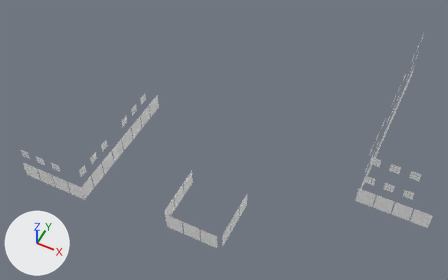
What one commit did to the OBJ model Games/GuruttoWorld/Assets/Models/StreetJourney/Baked/Block-1-14.obj.
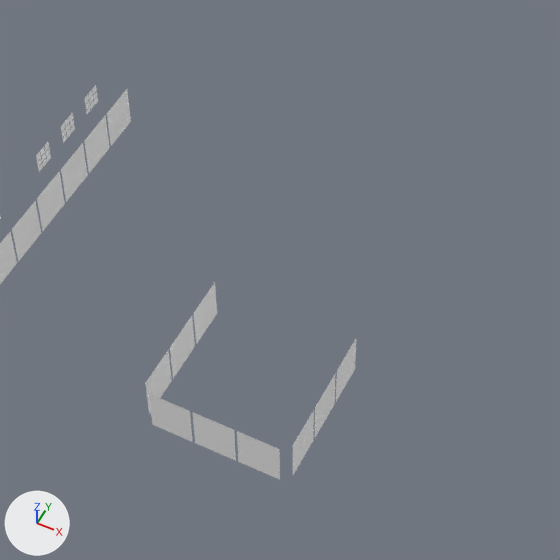
Each version appears first whole from a camera (50 mm lens) standing at (25.2, 3.1, 55.1) and looking at (4.0, 45.5, 2.2), and next in a close-up on the part from 24% to 73% of the width and 21% to 100% of the height. The lights are fixed; the arrows at lower left show +X, +Y and +Z. The last two pictures show the newer version. Where no turn or scale is listed for an object, it has been applied to the vertices.

Objects in the first close-up: 'Block-1-14'.
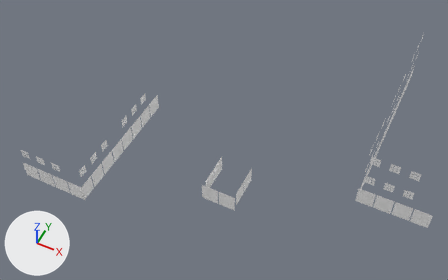
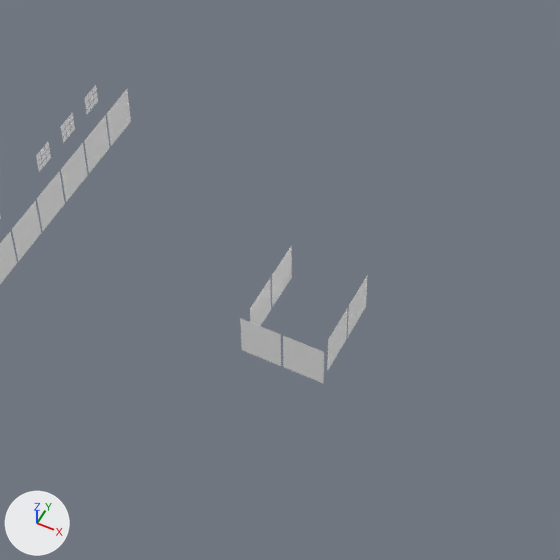
Boxes [x1, y1, x2, y2] around the edits, measured in the close-ups (560 x 560 px; the box of a moved part takes in the faces that stretch with it):
'Block-1-14', reshaped: before [0, 85, 356, 480]; after [0, 85, 368, 383]
part 1 of me_block_1_14, moved or reshaped: before [192, 412, 236, 461]; after [240, 318, 281, 366]
part 2 of me_block_1_14, moved or reshaped: before [237, 431, 280, 480]; after [283, 336, 324, 383]
part 3 of me_block_1_14, moved or reshaped: before [194, 282, 217, 344]; after [250, 279, 271, 326]
part 4 of me_block_1_14, moved or reshaped: before [170, 316, 195, 378]; after [272, 245, 292, 307]
part 5 of me_block_1_14, moved or reshaped: before [336, 339, 356, 401]; after [327, 308, 348, 371]
part 6 of me_block_1_14, moved or reshaped: before [315, 373, 336, 437]; after [347, 275, 368, 338]
part 7 of me_block_1_14, deleted: before [149, 394, 193, 442]
part 8 of me_block_1_14, deleted: before [145, 349, 172, 414]
part 9 of me_block_1_14, deleted: before [293, 410, 314, 475]

The change, as a diff of the scene's bpy script:
```diff
--- a/Games/GuruttoWorld/Assets/Models/StreetJourney/Baked/Block-1-14.obj.py
+++ b/Games/GuruttoWorld/Assets/Models/StreetJourney/Baked/Block-1-14.obj.py
@@ me_block_1_14 @@
 # used by ob_block_1_14; location = (0.0, 0.0, 0.0)
-me_block_1_14.from_pydata(...)  # 1332 vertices, 666 faces; spans x -13.9..27.9, y 32.1..67.4, z 0.6..8.2
+me_block_1_14.from_pydata(...)  # 1320 vertices, 660 faces; spans x -13.9..27.9, y 32.1..67.4, z 0.6..8.2
+# me_block_1_14 part 1: the loose piece of 4 vertices spanning x 5.6..7.4, y 33.2, z 0.6..2.8 is moved by (-0.5, 5.0, 0.0)
+# me_block_1_14 part 2: the loose piece of 4 vertices spanning x 7.6..9.4, y 33.2, z 0.6..2.8 is moved by (-0.5, 5.0, 0.0)
+# me_block_1_14 part 3: the loose piece of 4 vertices spanning x 3.2, y 37.6..39.4, z 0.6..2.8 is moved by (2.0, 1.2, 0.0)
+# me_block_1_14 part 4: the loose piece of 4 vertices spanning x 3.2, y 35.6..37.4, z 0.6..2.8 is moved by (2.0, 5.2, 0.0)
+# me_block_1_14 part 5: the loose piece of 4 vertices spanning x 9.8, y 37.6..39.4, z 0.6..2.8 is moved by (-1.0, 1.2, 0.0)
+# me_block_1_14 part 6: the loose piece of 4 vertices spanning x 9.8, y 35.6..37.4, z 0.6..2.8 is moved by (-1.0, 5.2, 0.0)
+# me_block_1_14 part 7: the loose piece of 4 vertices spanning x 3.6..5.4, y 33.2, z 0.6..2.8 is deleted
+# me_block_1_14 part 8: the loose piece of 4 vertices spanning x 3.2, y 33.6..35.4, z 0.6..2.8 is deleted
+# me_block_1_14 part 9: the loose piece of 4 vertices spanning x 9.8, y 33.6..35.4, z 0.6..2.8 is deleted
 me_block_1_14.materials.append(mat_white)
```
